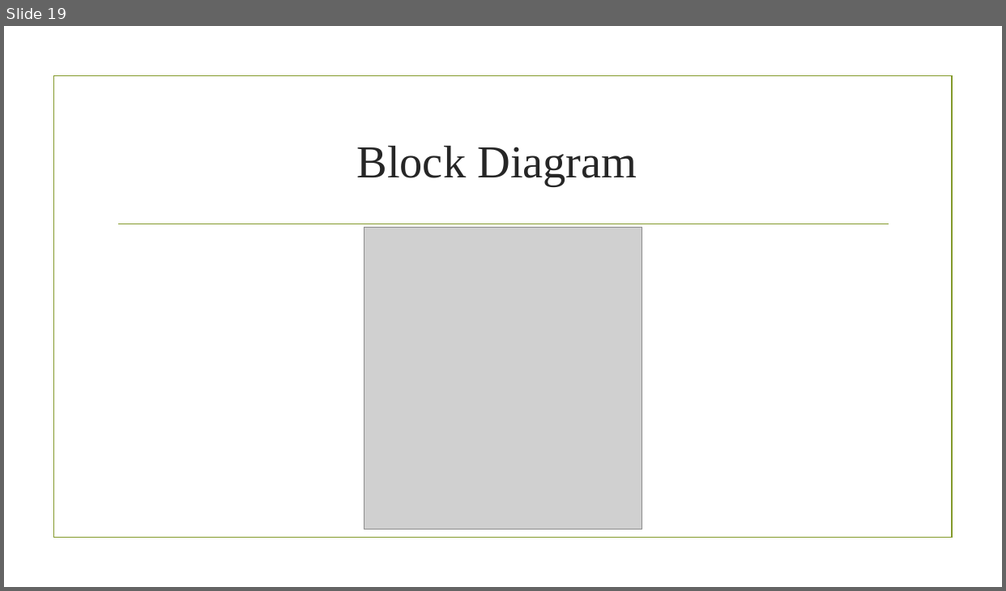
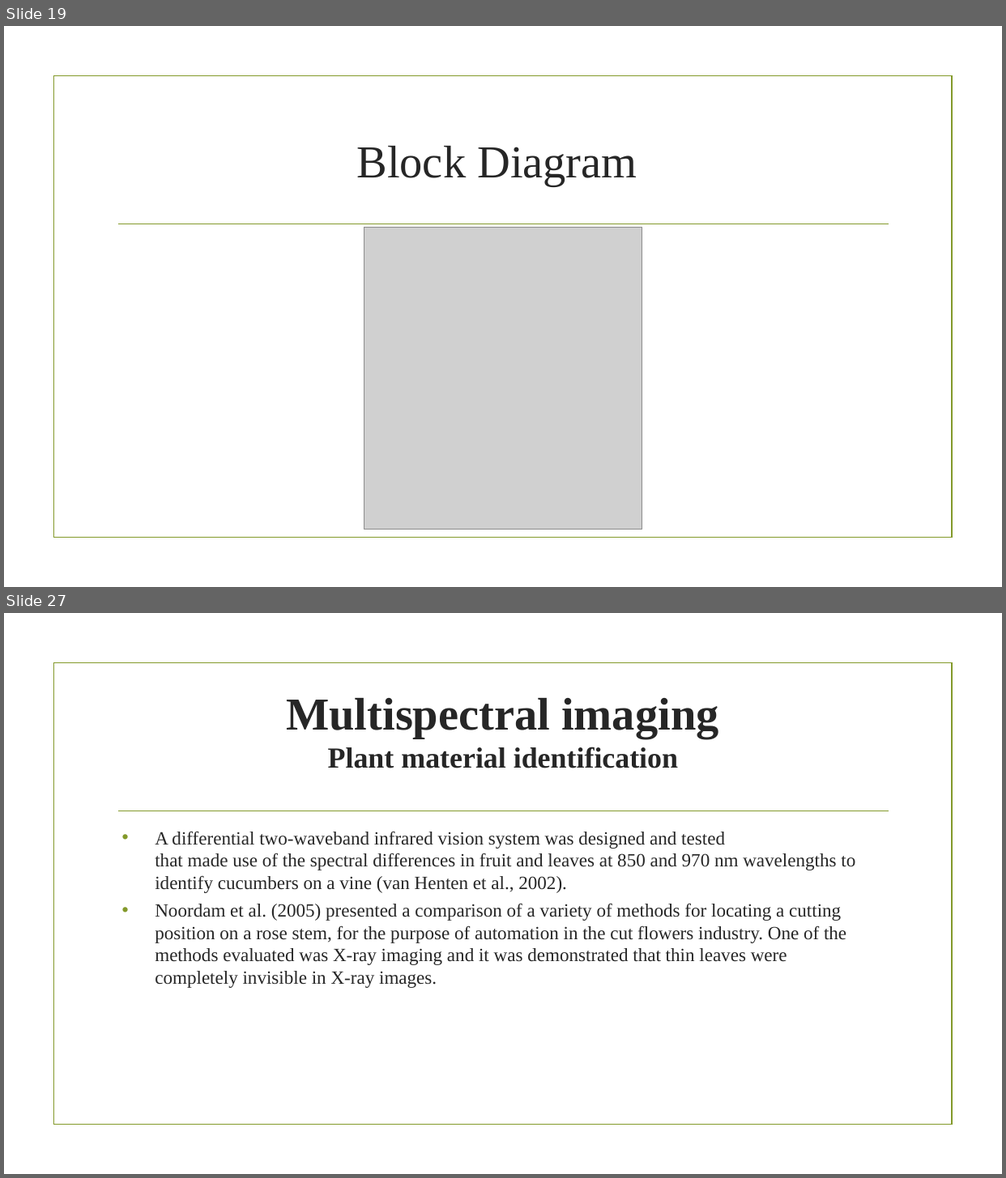
Before and after one commit to aminabyaneh/smart-greenhouse, a slide deck: docs/slides/Smart_Greenhouse_NO1.pptx. Shown one above the other, each under a label of ours: slide 19 before the commit, slides 19 and 27 after it; the slides between them are not shown. The pictures are 1006x591 and 1006x1178 pixels, drawn with LibreOffice and Linux fonts; fonts in the diff are those of the drawing; grey boxes stand for pictures; background and template pictures are left out. Boxes give left, top, right and bottom in pixels: in the first picture for what was removed or moved away, otherwise in the second. Text is boxed around its words. In the diff, an @@ line names an element or a change of style, - is before the commit and + after.

```diff
--- a/docs/slides/Smart_Greenhouse_NO1.pptx
+++ b/docs/slides/Smart_Greenhouse_NO1.pptx
@@ slide 27 added at (4, 613, 1002, 1174), background picture (left out); not listed: 2 template elements that a slide beside it also shows @@
@@ title added at (286, 698, 718, 769), 28 pt, text #262626, bold @@
+Multispectral imaging
+Plant material identification
@@ text added at (155, 831, 855, 988), 18 pt, text #262626 @@
+• A differential two-waveband infrared vision system was designed and tested
+  that made use of the spectral differences in fruit and leaves at 850 and 970 nm wavelengths to
+  identify cucumbers on a vine (van Henten et al., 2002).
+• Noordam et al. (2005) presented a comparison of a variety of methods for locating a cutting
+  position on a rose stem, for the purpose of automation in the cut flowers industry. One of the
+  methods evaluated was X-ray imaging and it was demonstrated that thin leaves were
+  completely invisible in X-ray images.
```
Also in this commit, not shown: 14 other slides added, 2 other files.
